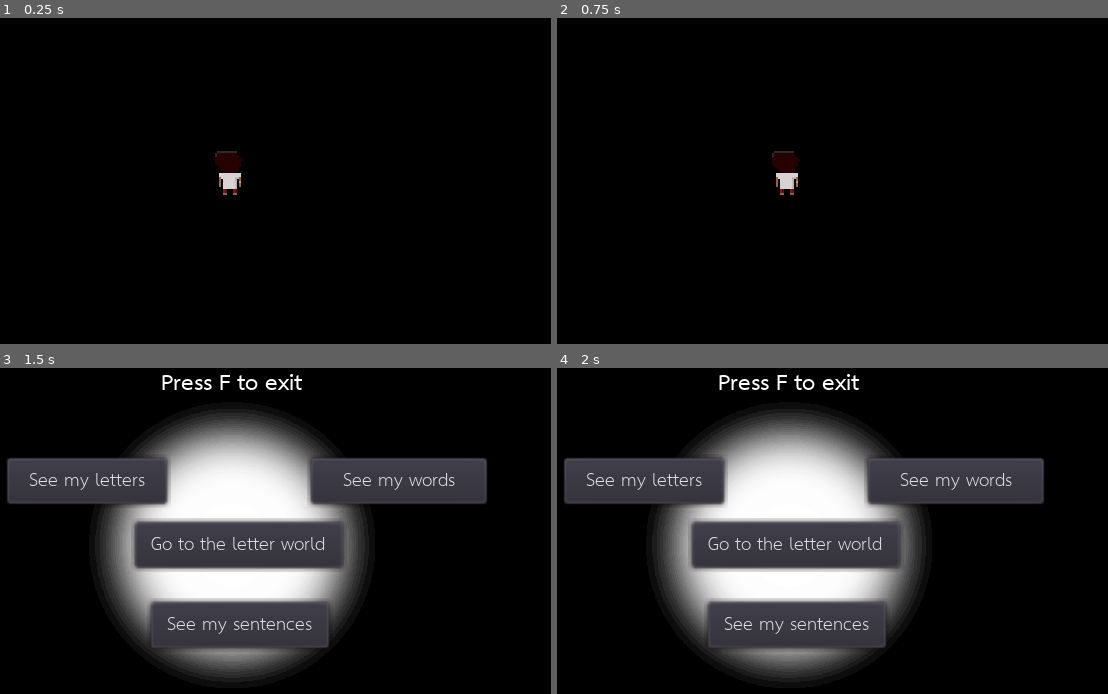
Above: before the commit, frames 1-4 (two rows, left to right).
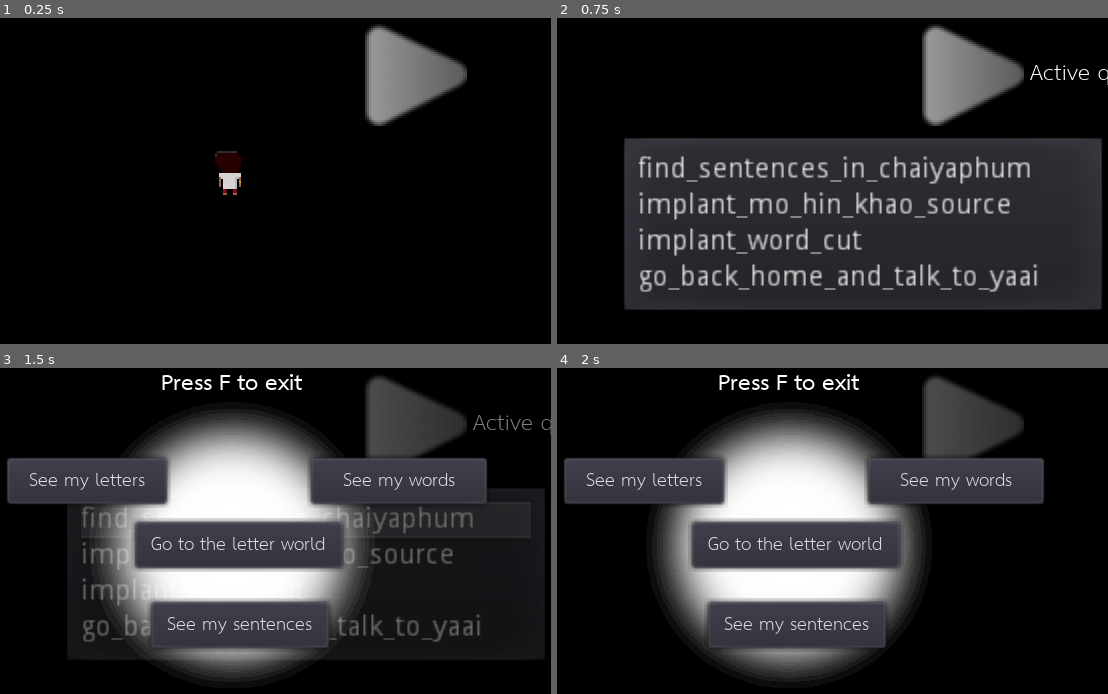
Above: after the commit, the same moments.

Repository: alexisthegalaxy/once-upon-a-thai-2
Game: Godot game, scene res://Maps/ChaiyaphumFarmersHouse.tscn
Same seed, same stepped clock (60 frames per second), same inputs: the game is played once before the commit and once after it. This scene is started directly instead of the project's main scene.
Inputs (mouse positions are in pixels of both pictures, inside the frame that each line leads up to):
- Up to frame 1 (0.25 s): no input
- Up to frame 2 (0.75 s): click (1041, 73) at 0.5 s, where only the run after the commit has a clickable "Active quests"
- Up to frame 3 (1.5 s): tap Enter at 1.25 s; move the mouse to (369, 524) at 1.27 s; hold Right (ui_right) from 1.28 s (still down); tap F (hub) at 1.35 s; click (369, 524) at 1.42 s
- Up to frame 4 (2 s): keep holding Right (ui_right)

The runs differ from the first frame. In frame 1, 3.7% of the frame differs, in the area x 66-85%, y 2-34%; in frame 2, 50%, in the area x 12-100%, y 2-90%; in frame 3, 14%; in frame 4, 3.3%.

Commit message:
Start creating the quests system.

Diff:
--- a/Events/Events.gd
+++ b/Events/Events.gd
@@ -1,20 +1,21 @@
 extends Node
 
+var initial_state = true
 var events = {
-	"ploy_has_stopped_in_front_of_house": false,
-	"has_met_ploy": false,
-	"has_met_pet": false,
-	"has_learnt_four_first_words": true,
-	"yaai_has_given_last_warning_before_forest": true,
-	"yaai_explains_rock": true,
-	"has_gone_to_rock": true,
-	"has_finished_the_letter_world_the_first_time": true,
-	"can_see_the_looking_for_letter_banner": true,
-	"has_been_in_the_letter_world": true,
-	"ceremony_started": true,
-	"yaai_went_to_forest_entrance": true,
-	"talked_to_yaai_for_the_first_time": true,
-	"talked_to_nim_at_the_beginning": true,
+	"ploy_has_stopped_in_front_of_house": initial_state,
+	"has_met_ploy": initial_state,
+	"has_met_pet": initial_state,
+	"has_learnt_four_first_words": initial_state,
+	"yaai_has_given_last_warning_before_forest": initial_state,
+	"yaai_explains_rock": initial_state,
+	"has_gone_to_rock": initial_state,
+	"has_finished_the_letter_world_the_first_time": initial_state,
+	"can_see_the_looking_for_letter_banner": initial_state,
+	"has_been_in_the_letter_world": initial_state,
+	"ceremony_started": initial_state,
+	"yaai_went_to_forest_entrance": initial_state,
+	"talked_to_yaai_for_the_first_time": initial_state,
+	"talked_to_nim_at_the_beginning": initial_state,
 }
 
 var var_1 = null  # let's find a cleaner way
--- a/Game.gd
+++ b/Game.gd
@@ -323,7 +323,13 @@
 	# If we add a yield(get_tree().create_timer(1.0), "timeout")
 	# between the next two lines, we get a crash. Why?
 	for child in get_tree().get_root().get_children():
-		if not child.get_name() in ["Game", "Events", "SoundPlayer"]:
+		if not child.get_name() in [
+			"Game",
+			"Events",
+			"SoundPlayer",
+			"DistractorsHelper",
+			"Quests"
+		]:
 			child.queue_free()
 #	for child in get_tree().get_root().get_children():
 #		print('--- child name ', child.get_name())
--- a/Player/Player.tscn
+++ b/Player/Player.tscn
@@ -1,8 +1,9 @@
-[gd_scene load_steps=21 format=2]
+[gd_scene load_steps=22 format=2]
 
 [ext_resource path="res://Player/Player.png" type="Texture" id=1]
 [ext_resource path="res://Player/Player.gd" type="Script" id=2]
 [ext_resource path="res://UI/Arrow.tscn" type="PackedScene" id=3]
+[ext_resource path="res://Quests/QuestsDisplay.tscn" type="PackedScene" id=4]
 
 [sub_resource type="RectangleShape2D" id=1]
 extents = Vector2( 0.0688174, 0.139715 )
@@ -368,3 +369,5 @@
 anims/RunUp = SubResource( 17 )
 
 [node name="Arrow" parent="." instance=ExtResource( 3 )]
+
+[node name="CanvasLayer" parent="." instance=ExtResource( 4 )]
--- /dev/null
+++ b/Quests/QuestsDisplay.gd
@@ -0,0 +1,20 @@
+extends CanvasLayer
+
+
+# Declare member variables here. Examples:
+# var a = 2
+# var b = "text"
+var shown_quest_ids = []
+
+# Called when the node enters the scene tree for the first time.
+func _ready():
+	update()
+
+func update():
+	for quest_id in Quests.quests:
+		if Quests.quests[quest_id].status == Quests.IN_PROGRESS:
+			shown_quest_ids.append(quest_id)
+			$MenuButton.get_popup().add_item(quest_id)
+# Called every frame. 'delta' is the elapsed time since the previous frame.
+#func _process(delta):
+#	pass
--- /dev/null
+++ b/Quests/QuestsDisplay.tscn
@@ -0,0 +1,24 @@
+[gd_scene load_steps=5 format=2]
+
+[ext_resource path="res://Quests/QuestsDisplay.gd" type="Script" id=1]
+[ext_resource path="res://Dialog/next-indicator.png" type="Texture" id=2]
+[ext_resource path="res://UI/fonts/THSarabunNew.ttf" type="DynamicFontData" id=3]
+
+[sub_resource type="DynamicFont" id=1]
+font_data = ExtResource( 3 )
+
+[node name="CanvasLayer" type="CanvasLayer"]
+script = ExtResource( 1 )
+
+[node name="MenuButton" type="MenuButton" parent="."]
+margin_left = 220.501
+margin_top = 2.81092
+margin_right = 319.501
+margin_bottom = 22.8109
+custom_fonts/font = SubResource( 1 )
+custom_colors/font_color = Color( 0, 0, 0, 1 )
+text = "Active quests"
+icon = ExtResource( 2 )
+__meta__ = {
+"_edit_use_anchors_": false
+}
--- /dev/null
+++ b/Quests/quests.gd
@@ -0,0 +1,25 @@
+extends Node
+
+# the status of a quest can be in these states:
+enum {
+	NOT_STARTED,
+	IN_PROGRESS,
+	DONE,
+}
+var quests = []
+
+# Called when the node enters the scene tree for the first time.
+func _ready():
+	quests = Game.retrieve_from_json_file("res://Quests/quests.json")
+	for quest_id in quests:
+		quests[quest_id].status = IN_PROGRESS  # NOT_STARTED
+		quests[quest_id].id = quest_id
+	print('questsˀ')
+	for quest_id in quests:
+		print('------------------------')
+		print(quests[quest_id])
+
+
+# Called every frame. 'delta' is the elapsed time since the previous frame.
+#func _process(delta):
+#	pass
--- /dev/null
+++ b/Quests/quests.json
@@ -0,0 +1,27 @@
+{
+  "find_sentences_in_chaiyaphum": {
+    "description": [
+      "Talk to everybody in Chaiyaphum and learn the sentences they have to teach."
+    ],
+    "counter": 10,
+  },
+  "implant_mo_hin_khao_source": {
+    "description": [
+      "Go to Mo Hin Khao, produce the word อะไร, and implant it into the source."
+    ],
+    "counter": 1,
+  },
+  "implant_word_cut": {
+    "description": [
+      "We get the word for Cut. We have to implant it into a source. When we have done so, the quest is complete.",
+      "Until we do so, we can get the Spell again and again at the shaman."
+    ],
+    "counter": 1
+  },
+  "go_back_home_and_talk_to_yaai": {
+    "description": [
+      "Talk to yaai at home."
+    ],
+    "counter": 1
+  }
+}
--- a/project.godot
+++ b/project.godot
@@ -25,6 +25,7 @@
 Events="*res://Events/Events.gd"
 SoundPlayer="*res://UI/SoundPlayer.tscn"
 DistractorsHelper="*res://Test/DistractorsHelper.gd"
+Quests="*res://Quests/quests.gd"
 
 [display]
 
Binary file changed: World/LexicalWorld/hub_full_background.png
